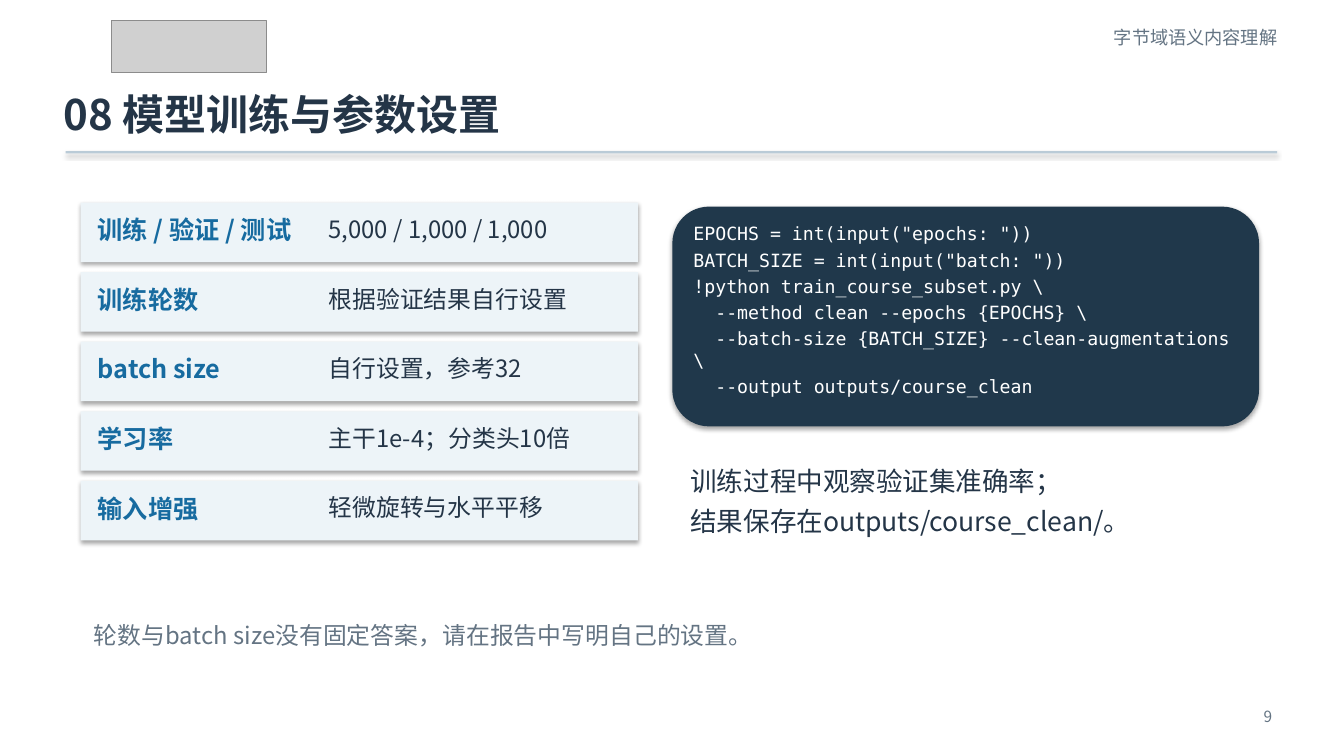
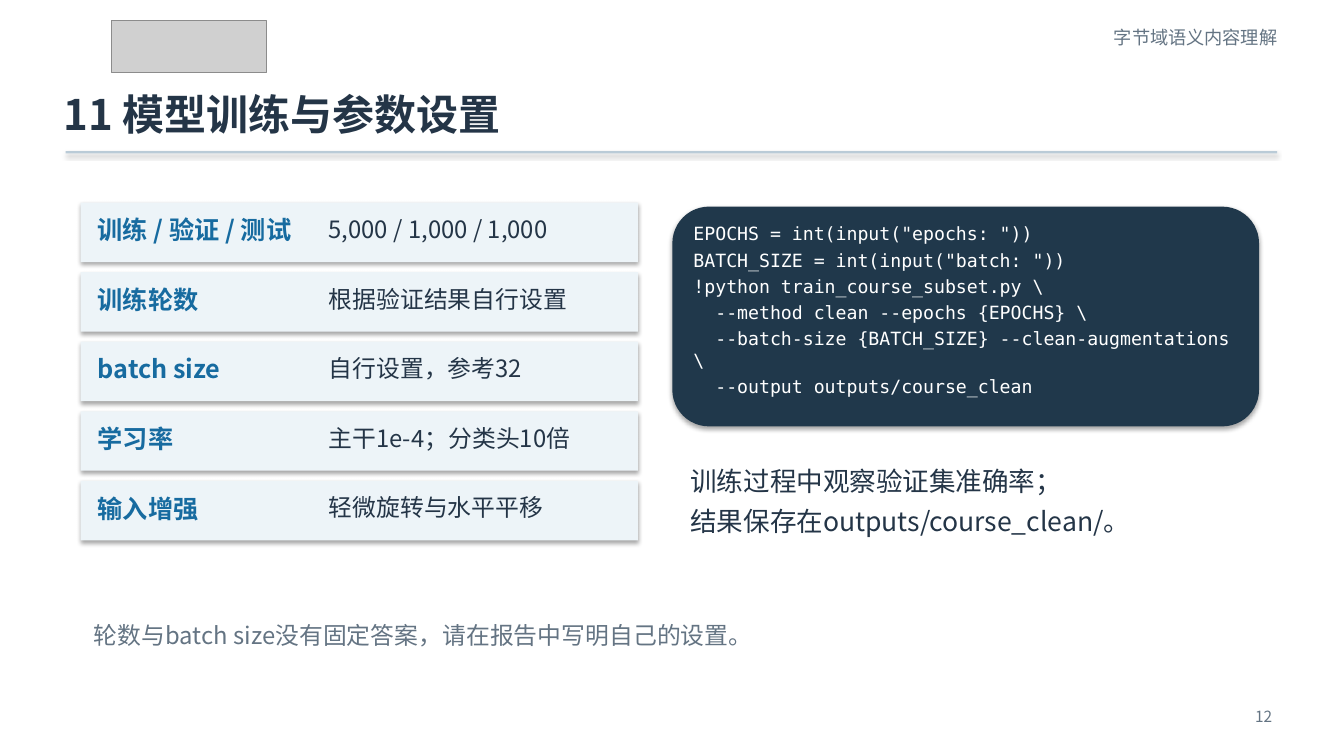
Before and after one commit to Franklin-L/byteformer-mnist-course, a slide deck: slide 12 of docs/ByteFormer_MNIST_零基础实验课.pptx (slide 9 before the commit). Drawn at 1344x756 pixels with LibreOffice and Linux fonts; fonts in the diff are those of the drawing; grey boxes stand for pictures. Boxes give left, top, right and bottom in pixels: in the first picture for what was removed or moved away, otherwise in the second. Text is boxed around its words. In the diff, an @@ line names an element or a change of style, - is before the commit and + after.

```diff
--- a/docs/ByteFormer_MNIST_零基础实验课.pptx
+++ b/docs/ByteFormer_MNIST_零基础实验课.pptx
@@ text at [63, 94, 501, 134]: text changed @@
-08 模型训练与参数设置
+11 模型训练与参数设置
@@ text at [1255, 710, 1272, 722]: text changed @@
-9
+12
```
Also in this commit, not shown: 13 other slides changed, 4 slides added, 1 slide removed, 9 other files.
